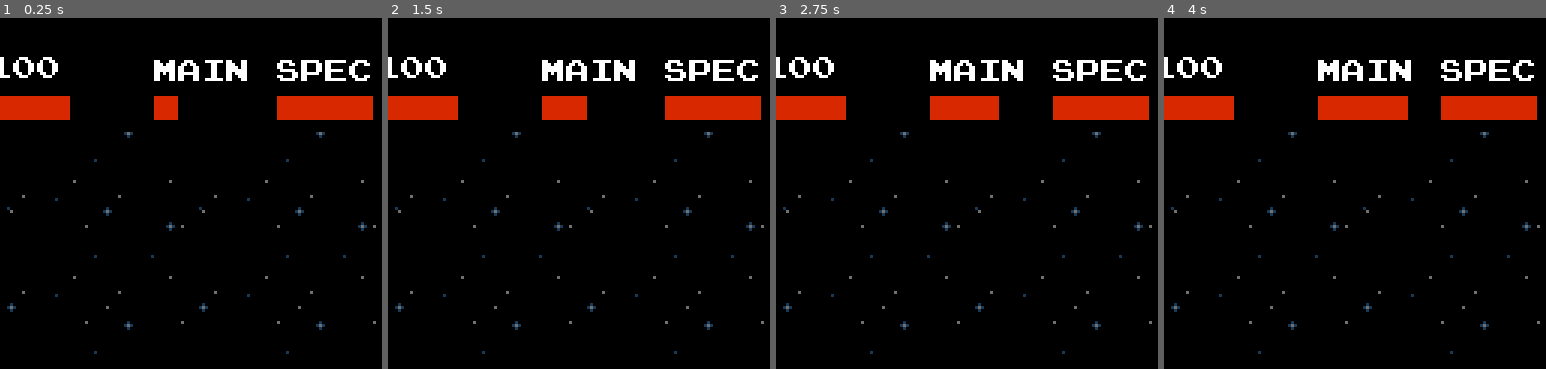
Above: before the commit, frames 1-4 (left to right).
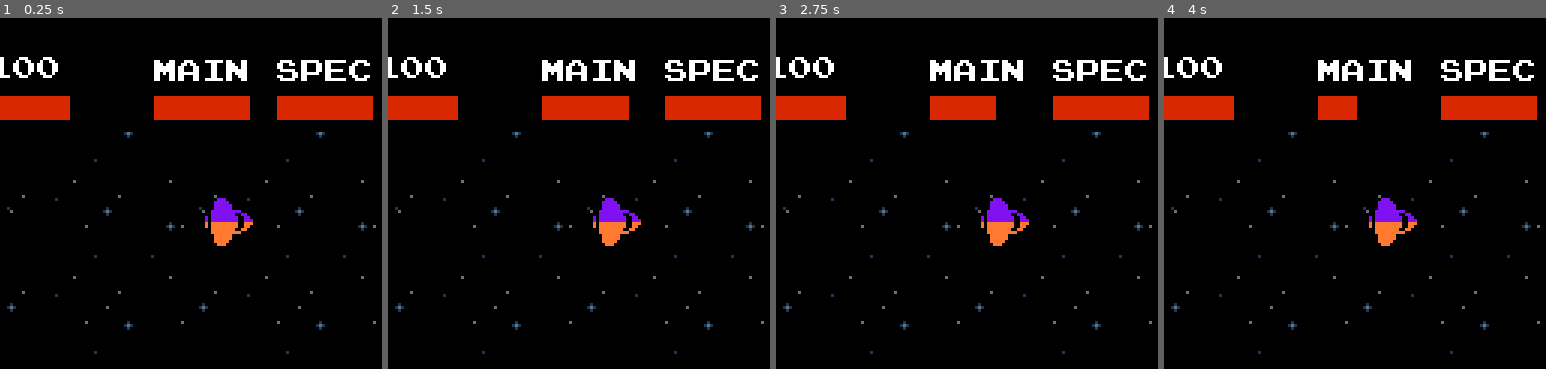
Above: after the commit, the same moments.

Repository: orangequilavaburst/des-315-gunship-project
Game: Godot game, scene res://Scenes/game_scene.tscn
The game is run twice, just before and just after one commit, with the same random seed, the same clock (stepped at 60 frames per second) and the same inputs.
Inputs (mouse positions are % of the whole screen's width and height, from its top left):
- Up to frame 1 (0.25 s): no input
- Up to frame 2 (1.5 s): tap Enter at 0.5 s; move the mouse to (72, 45) at 0.52 s; press the mouse at (72, 45) at 0.53 s; hold Right (ui_right) 0.53-1.28 s; move the mouse to (30, 56) at 1.27 s; release the mouse at (30, 56) at 1.28 s; hold Down (ui_down) from 1.28 s (still down); click (30, 56) at 1.35 s
- Up to frame 3 (2.75 s): tap Space at 2 s; move the mouse to (60, 28) at 2.02 s; release Down (ui_down) at 2.03 s; press the mouse at (60, 28) at 2.03 s; hold Right (ui_right) from 2.03 s (still down)
- Up to frame 4 (4 s): move the mouse to (45, 71) at 2.77 s; release Right (ui_right) at 2.78 s; release the mouse at (45, 71) at 2.78 s; hold Up (ui_up) 2.78-3.53 s; click (45, 71) at 2.85 s; tap Enter at 3.5 s; move the mouse to (80, 66) at 3.52 s; press the mouse at (80, 66) at 3.53 s; hold Left (ui_left) from 3.53 s (still down)
The pictures show only the part of the screen within x 50-100%, y 0-50%; the shares and areas given below are measured in that part.

The runs differ from the first frame. In frame 1, 2.2% of the frame differs, in the area x 46-67%, y 22-65%; in frame 2, 1.6%; in frame 3, 0.9%; in frame 4, 1.8%.
Error in both runs: Out of bounds get index '0' (on base: 'Array[Node]') (res://Scripts/HealthComponent.gd:4)

Commit message:
target component stuff

Diff:
--- a/Resources/Emitter Settings/basic_player_shot.tres
+++ b/Resources/Emitter Settings/basic_player_shot.tres
@@ -12,12 +12,12 @@
 objectToSpawn = ExtResource("1_ng2tn")
 parentToRoot = true
 inheritParentVelocity = true
-alwaysFire = true
+alwaysFire = false
 angleJitter = 0.0
 objectCount = 1
 objectAngleSpread = 0.0
 objectAngleSpreadJitter = 0.0
-burstCount = 0
+burstCount = 1
 burstAngleOffset = Vector2(0, 0)
 burstAngleOffsetCurve = SubResource("Curve_tscpp")
 burstShootTime = 0.0
--- /dev/null
+++ b/Resources/Ship Settings/Enemies/enemy_ship_medium.tres
@@ -0,0 +1,27 @@
+[gd_resource type="Resource" script_class="ShipSettings" load_steps=4 format=3 uid="uid://dqa0npxy25rdt"]
+
+[ext_resource type="Script" path="res://Scripts/ShipSettings.gd" id="1_v3cy5"]
+
+[sub_resource type="Curve" id="Curve_a2ffe"]
+_data = [Vector2(0, 0), 0.0, 2.83673, 0, 0, Vector2(1, 0.989472), 0.0, 0.0, 0, 0]
+point_count = 2
+
+[sub_resource type="Curve" id="Curve_mc1ns"]
+_data = [Vector2(0, 0), 0.0, 0.0, 0, 0, Vector2(1, 1), 0.0, 0.0, 0, 0]
+point_count = 2
+
+[resource]
+script = ExtResource("1_v3cy5")
+maximumLinearVelocity = 100.0
+maximumAngularVelocity = 200.0
+maximumLinearAcceleration = 1000.0
+maximumAngularAcceleration = 5000.0
+linearFriction = 100.0
+angularFriction = 1000.0
+turningSlowdownRatio = 0.25
+linearAccelerationTime = 1.0
+linearAccelerationCurve = SubResource("Curve_mc1ns")
+angularAccelerationTime = 0.1
+angularAccelerationCurve = SubResource("Curve_a2ffe")
+maxHealth = 100.0
+controlType = 0
--- /dev/null
+++ b/Scenes/Game Objects/basic_enemy_ship.tscn
@@ -0,0 +1,41 @@
+[gd_scene load_steps=9 format=3 uid="uid://bl5atkgf78gh4"]
+
+[ext_resource type="Script" path="res://Scripts/ShipController.gd" id="1_xt0ru"]
+[ext_resource type="Resource" uid="uid://dqa0npxy25rdt" path="res://Resources/Ship Settings/Enemies/enemy_ship_medium.tres" id="2_ct4j1"]
+[ext_resource type="Texture2D" uid="uid://dqan8rl1nnded" path="res://Sprites/Gunships/Players/gunship_player_j8-bit.png" id="3_7giac"]
+[ext_resource type="Script" path="res://Scripts/TargetInput.gd" id="4_w1t7c"]
+[ext_resource type="Script" path="res://Scripts/HealthComponent.gd" id="5_h7rlm"]
+[ext_resource type="Script" path="res://Scripts/Emitter.gd" id="6_0eujq"]
+[ext_resource type="Resource" uid="uid://dyo3n7s0g4vcq" path="res://Resources/Emitter Settings/basic_player_shot.tres" id="7_282uf"]
+
+[sub_resource type="CircleShape2D" id="CircleShape2D_wn53n"]
+radius = 8.0
+
+[node name="Ship" type="CharacterBody2D" node_paths=PackedStringArray("shipInput", "collisionShape", "health", "shipSprite", "mainWeaponEmitter")]
+collision_mask = 10
+motion_mode = 1
+script = ExtResource("1_xt0ru")
+shipInput = NodePath("Ship Input")
+shipSettings = ExtResource("2_ct4j1")
+collisionShape = NodePath("CollisionShape2D")
+health = NodePath("Health")
+shipSprite = NodePath("Sprite2D")
+mainWeaponEmitter = NodePath("Main Weapon Emitter")
+
+[node name="CollisionShape2D" type="CollisionShape2D" parent="."]
+shape = SubResource("CircleShape2D_wn53n")
+
+[node name="Sprite2D" type="Sprite2D" parent="."]
+use_parent_material = true
+texture = ExtResource("3_7giac")
+
+[node name="Ship Input" type="Node2D" parent="."]
+script = ExtResource("4_w1t7c")
+targetType = 3
+
+[node name="Health" type="Node2D" parent="."]
+script = ExtResource("5_h7rlm")
+
+[node name="Main Weapon Emitter" type="Node2D" parent="."]
+script = ExtResource("6_0eujq")
+emitterSettings = ExtResource("7_282uf")
--- a/Scenes/game_scene.tscn
+++ b/Scenes/game_scene.tscn
@@ -12,6 +12,7 @@
 [ext_resource type="Resource" uid="uid://ncefhfhuw361" path="res://Resources/Ship Settings/Players/ship_player_isaac.tres" id="9_lnkf1"]
 [ext_resource type="Texture2D" uid="uid://c3gpjfrc14gqb" path="res://Sprites/Backgrounds/bg_stars1.png" id="9_uh7mo"]
 [ext_resource type="Resource" uid="uid://cuf6y0prgxfqn" path="res://Resources/Ship Settings/Players/ship_player_roxy.tres" id="10_rtxa4"]
+[ext_resource type="PackedScene" uid="uid://bl5atkgf78gh4" path="res://Scenes/Game Objects/basic_enemy_ship.tscn" id="13_hguvr"]
 
 [node name="Game Scene" type="Node2D"]
 
@@ -68,3 +69,6 @@
 centered = false
 region_enabled = true
 region_rect = Rect2(0, 0, 25600, 24000)
+
+[node name="Ship" parent="." instance=ExtResource("13_hguvr")]
+position = Vector2(203, 70)
--- a/Scripts/Emitter.gd
+++ b/Scripts/Emitter.gd
@@ -31,6 +31,7 @@
 var shootTimer : float # used to begin shooting
 var burstTimer : float # used for the burst
 var burstsLeft : int # used for the burst
+var shootReady : bool # used for firing
 
 # Called when the node enters the scene tree for the first time.
 func _ready():
@@ -52,36 +53,42 @@
 # Called every frame. 'delta' is the elapsed time since the previous frame.
 func _process(delta):
 
-	if shootTimer > 0.0:
+	if shootTimer > 0.0: # time between bursts
 		shootTimer -= delta
 		if shootTimer <= 0.0:
 			shootTimer = 0.0
-			if alwaysFire:
+	else:
+		if burstsLeft > 0: # shooting bursts
+			burstTimer -= delta
+			if burstTimer <= 0.0:
+				if burstsLeft - 1 <= 0:
+					burstsLeft = 0
+					burstTimer = 0.0
+					shootTimer = shootTime
+					#print("Burst ended!")
+				else:
+					shoot()
+					burstsLeft -= 1
+					burstTimer = burstShootTime
+					#print("Burst has " + str(burstsLeft) + " bursts left!")
+
+		else: # doing nothing
+			if shootReady:
 				begin_burst()
-	else:
-		if burstTimer <= burstShootTime:
-			burstTimer += delta
-			if burstTimer >= burstShootTime:
-				burstTimer = 0.0
-				if burstsLeft >= 0:
-					burstTimer = 0.0
-					if burstsLeft == 0:
-						if alwaysFire:
-							shootTimer = shootTime
-					else:
-						burstsLeft -= 1
-					shoot()
 
 	pass
 
 func begin_burst(ignoreCurrentlyShooting : bool = false) -> void:
-	if not ignoreCurrentlyShooting and not (shootTimer == 0 and burstTimer == 0):
+	if not (ignoreCurrentlyShooting or emitter_can_fire()):
 		return
 
 	shootTimer = 0
-	burstTimer = 0
+	burstTimer = burstShootTime
 	burstsLeft = burstCount
 	burst_started.emit()
+	#print("Burst started!")
+
+	shoot()
 
 func shoot() -> void:
 
@@ -136,3 +143,6 @@
 	shootTime = settings.shootTime
 
 	pass
+
+func emitter_can_fire() -> bool:
+	return shootTimer == 0 and burstTimer == 0
--- a/Scripts/MouseTargetInput.gd
+++ /dev/null
@@ -1,12 +0,0 @@
-extends ShipInput
-
-
-# Called when the node enters the scene tree for the first time.
-func _ready() -> void:
-	pass # Replace with function body.
-
-
-# Called every frame. 'delta' is the elapsed time since the previous frame.
-func _process(delta: float) -> void:
-	input = (get_global_mouse_position() - global_position).normalized().rotated(-global_rotation)
-	pass
--- a/Scripts/PlayerInput.gd
+++ b/Scripts/PlayerInput.gd
@@ -7,5 +7,9 @@
 
 # Called every frame. 'delta' is the elapsed time since the previous frame.
 func _process(delta: float) -> void:
+	super(delta)
 	input = Input.get_vector("ui_left", "ui_right", "ui_up", "ui_down")
+
+	controller.mainWeaponEmitter.shootReady = Input.is_action_pressed("fire_main", false)
+
 	pass
--- a/Scripts/ShipController.gd
+++ b/Scripts/ShipController.gd
@@ -9,9 +9,9 @@
 #@export_subgroup("Velocity and Acceleration")
 var angle : float = 0.0:
 	set(value):
-		angle = fmod(value + 360.0, 360.0)
-	get():
-		return fmod(angle + 360.0, 360.0)
+		angle = fposmod(value + 360.0, 360.0)
+	get():
+		return fposmod(angle + 360.0, 360.0)
 var linearVelocity : float = 0.0:
 	set(value):
 		var mv : float = maximumLinearVelocity if (turningSlowdownRatio <= 0) else maximumLinearVelocity*(1.0 - turningSlowdownRatio*abs(angularVelocity/maximumAngularVelocity))
--- a/Scripts/ShipInput.gd
+++ b/Scripts/ShipInput.gd
@@ -1,13 +1,48 @@
 class_name ShipInput
 extends Node2D
 
+const doDebugDraw : bool = false
+
+enum TargetType {
+	NONE,
+	PLAYER, # target the player
+	ENEMY, # target enemy types
+	MOUSE # target the mouse
+}
+@export var targetType : TargetType = TargetType.NONE
+@export var canMove : bool = true
+
 var input : Vector2 = Vector2.ZERO
+var targets : Array[Node2D] = []
+var targetPosition : Vector2 = Vector2.ZERO
+
+@onready var controller : ShipController = get_parent() as ShipController
 
 # Called when the node enters the scene tree for the first time.
 func _ready() -> void:
+	assert(controller != null, "There's no parent to this ship input!")
 	pass # Replace with function body.
 
 
 # Called every frame. 'delta' is the elapsed time since the previous frame.
 func _process(delta: float) -> void:
+	targetPosition = get_target_position()
+	queue_redraw()
 	pass
+
+func _draw() -> void:
+	if targetType != TargetType.NONE and doDebugDraw:
+		draw_line(Vector2.ZERO, (targetPosition - controller.global_position).rotated(-controller.global_rotation), Color.RED)
+		draw_line(Vector2.ZERO, Vector2.RIGHT*(targetPosition - controller.global_position).length(), Color.BLUE)
+		draw_arc(Vector2.ZERO, (targetPosition - controller.global_position).length(), 0.0, angle_difference(controller.global_rotation, (targetPosition - controller.global_position).angle()), 10, Color.RED)
+
+func get_target() -> Node2D:
+	if targets.size() <= 0:
+		return null
+	targets.sort_custom(func(a : Node2D, b : Node2D): (a.global_position - controller.global_position).length() < (b.global_position - controller.global_position).length())
+	return targets[0]
+
+func get_target_position() -> Vector2:
+	if targetType == TargetType.MOUSE:
+		return get_global_mouse_position()
+	return controller.global_position if targets.size() <= 0 else get_target().global_position
--- /dev/null
+++ b/Scripts/TargetInput.gd
@@ -0,0 +1,24 @@
+extends ShipInput
+
+@export var alwaysMoveForward : bool = true
+
+# Called when the node enters the scene tree for the first time.
+func _ready() -> void:
+	pass # Replace with function body.
+
+
+# Called every frame. 'delta' is the elapsed time since the previous frame.
+func _process(delta: float) -> void:
+	super(delta)
+
+	if canMove:
+		input = Vector2(0.0, -1.0 if alwaysMoveForward else 0.0)
+
+		if targets.size() > 0 or targetType == TargetType.MOUSE:
+			var maxAngleDifference : float = min(90.0, (controller.maximumAngularVelocity*controller.maximumAngularVelocity / (2.0 * controller.angularFriction)) if controller.angularFriction > 0.0 else 1.0)
+			var angleDifference = rad_to_deg(angle_difference(deg_to_rad(controller.angle), (targetPosition - get_parent().global_position).angle()))
+			if abs(angleDifference) >= maxAngleDifference:
+				input = Vector2(sign(angleDifference), -1.0 if alwaysMoveForward or abs(angleDifference) < 90.0 else \
+						(1.0 if controller.velocity.length() >= ((controller.maximumLinearVelocity*controller.maximumLinearVelocity / (2.0 * controller.linearFriction)) if controller.angularFriction > 0.0 else 0.0) else 0.0))
+	else:
+		input = Vector2.ZERO
--- a/project.godot
+++ b/project.godot
@@ -26,6 +26,53 @@
 
 theme/default_font_antialiasing=2
 
+[input]
+
+ui_left={
+"deadzone": 0.5,
+"events": [Object(InputEventKey,"resource_local_to_scene":false,"resource_name":"","device":0,"window_id":0,"alt_pressed":false,"shift_pressed":false,"ctrl_pressed":false,"meta_pressed":false,"pressed":false,"keycode":4194319,"physical_keycode":0,"key_label":0,"unicode":0,"location":0,"echo":false,"script":null)
+, Object(InputEventJoypadButton,"resource_local_to_scene":false,"resource_name":"","device":0,"button_index":13,"pressure":0.0,"pressed":false,"script":null)
+, Object(InputEventJoypadMotion,"resource_local_to_scene":false,"resource_name":"","device":0,"axis":0,"axis_value":-1.0,"script":null)
+, Object(InputEventKey,"resource_local_to_scene":false,"resource_name":"","device":-1,"window_id":0,"alt_pressed":false,"shift_pressed":false,"ctrl_pressed":false,"meta_pressed":false,"pressed":false,"keycode":65,"physical_keycode":0,"key_label":0,"unicode":97,"location":0,"echo":false,"script":null)
+]
+}
+ui_right={
+"deadzone": 0.5,
+"events": [Object(InputEventKey,"resource_local_to_scene":false,"resource_name":"","device":0,"window_id":0,"alt_pressed":false,"shift_pressed":false,"ctrl_pressed":false,"meta_pressed":false,"pressed":false,"keycode":4194321,"physical_keycode":0,"key_label":0,"unicode":0,"location":0,"echo":false,"script":null)
+, Object(InputEventJoypadButton,"resource_local_to_scene":false,"resource_name":"","device":0,"button_index":14,"pressure":0.0,"pressed":false,"script":null)
+, Object(InputEventJoypadMotion,"resource_local_to_scene":false,"resource_name":"","device":0,"axis":0,"axis_value":1.0,"script":null)
+, Object(InputEventKey,"resource_local_to_scene":false,"resource_name":"","device":-1,"window_id":0,"alt_pressed":false,"shift_pressed":false,"ctrl_pressed":false,"meta_pressed":false,"pressed":false,"keycode":68,"physical_keycode":0,"key_label":0,"unicode":100,"location":0,"echo":false,"script":null)
+]
+}
+ui_up={
+"deadzone": 0.5,
+"events": [Object(InputEventKey,"resource_local_to_scene":false,"resource_name":"","device":0,"window_id":0,"alt_pressed":false,"shift_pressed":false,"ctrl_pressed":false,"meta_pressed":false,"pressed":false,"keycode":4194320,"physical_keycode":0,"key_label":0,"unicode":0,"location":0,"echo":false,"script":null)
+, Object(InputEventJoypadButton,"resource_local_to_scene":false,"resource_name":"","device":0,"button_index":11,"pressure":0.0,"pressed":false,"script":null)
+, Object(InputEventJoypadMotion,"resource_local_to_scene":false,"resource_name":"","device":0,"axis":1,"axis_value":-1.0,"script":null)
+, Object(InputEventKey,"resource_local_to_scene":false,"resource_name":"","device":-1,"window_id":0,"alt_pressed":false,"shift_pressed":false,"ctrl_pressed":false,"meta_pressed":false,"pressed":false,"keycode":87,"physical_keycode":0,"key_label":0,"unicode":119,"location":0,"echo":false,"script":null)
+]
+}
+ui_down={
+"deadzone": 0.5,
+"events": [Object(InputEventKey,"resource_local_to_scene":false,"resource_name":"","device":0,"window_id":0,"alt_pressed":false,"shift_pressed":false,"ctrl_pressed":false,"meta_pressed":false,"pressed":false,"keycode":4194322,"physical_keycode":0,"key_label":0,"unicode":0,"location":0,"echo":false,"script":null)
+, Object(InputEventJoypadButton,"resource_local_to_scene":false,"resource_name":"","device":0,"button_index":12,"pressure":0.0,"pressed":false,"script":null)
+, Object(InputEventJoypadMotion,"resource_local_to_scene":false,"resource_name":"","device":0,"axis":1,"axis_value":1.0,"script":null)
+, Object(InputEventKey,"resource_local_to_scene":false,"resource_name":"","device":-1,"window_id":0,"alt_pressed":false,"shift_pressed":false,"ctrl_pressed":false,"meta_pressed":false,"pressed":false,"keycode":83,"physical_keycode":0,"key_label":0,"unicode":115,"location":0,"echo":false,"script":null)
+]
+}
+fire_main={
+"deadzone": 0.5,
+"events": [Object(InputEventMouseButton,"resource_local_to_scene":false,"resource_name":"","device":-1,"window_id":0,"alt_pressed":false,"shift_pressed":false,"ctrl_pressed":false,"meta_pressed":false,"button_mask":0,"position":Vector2(0, 0),"global_position":Vector2(0, 0),"factor":1.0,"button_index":1,"canceled":false,"pressed":false,"double_click":false,"script":null)
+, Object(InputEventKey,"resource_local_to_scene":false,"resource_name":"","device":0,"window_id":0,"alt_pressed":false,"shift_pressed":false,"ctrl_pressed":false,"meta_pressed":false,"pressed":false,"keycode":32,"physical_keycode":0,"key_label":0,"unicode":0,"location":0,"echo":false,"script":null)
+]
+}
+fire_alt={
+"deadzone": 0.5,
+"events": [Object(InputEventMouseButton,"resource_local_to_scene":false,"resource_name":"","device":-1,"window_id":0,"alt_pressed":false,"shift_pressed":false,"ctrl_pressed":false,"meta_pressed":false,"button_mask":2,"position":Vector2(601, 27),"global_position":Vector2(615, 97),"factor":1.0,"button_index":2,"canceled":false,"pressed":true,"double_click":false,"script":null)
+, Object(InputEventKey,"resource_local_to_scene":false,"resource_name":"","device":0,"window_id":0,"alt_pressed":false,"shift_pressed":false,"ctrl_pressed":false,"meta_pressed":false,"pressed":false,"keycode":4194309,"physical_keycode":0,"key_label":0,"unicode":0,"location":0,"echo":false,"script":null)
+]
+}
+
 [layer_names]
 
 2d_physics/layer_1="Player"
Not shown: 1 places in Scenes/game_scene.tscn that only renumber resources
